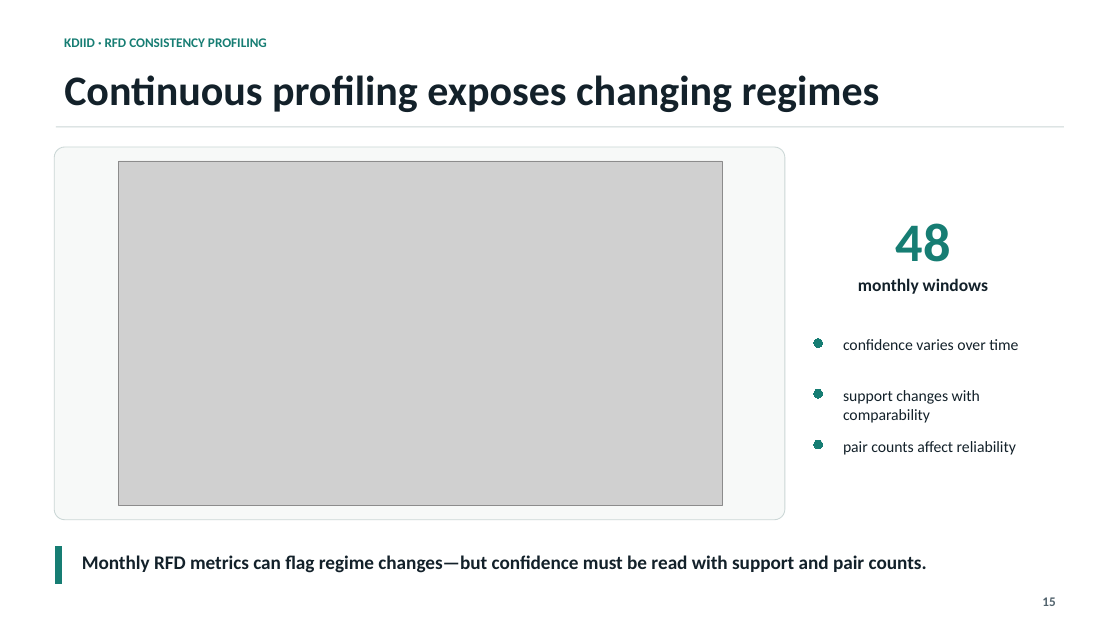
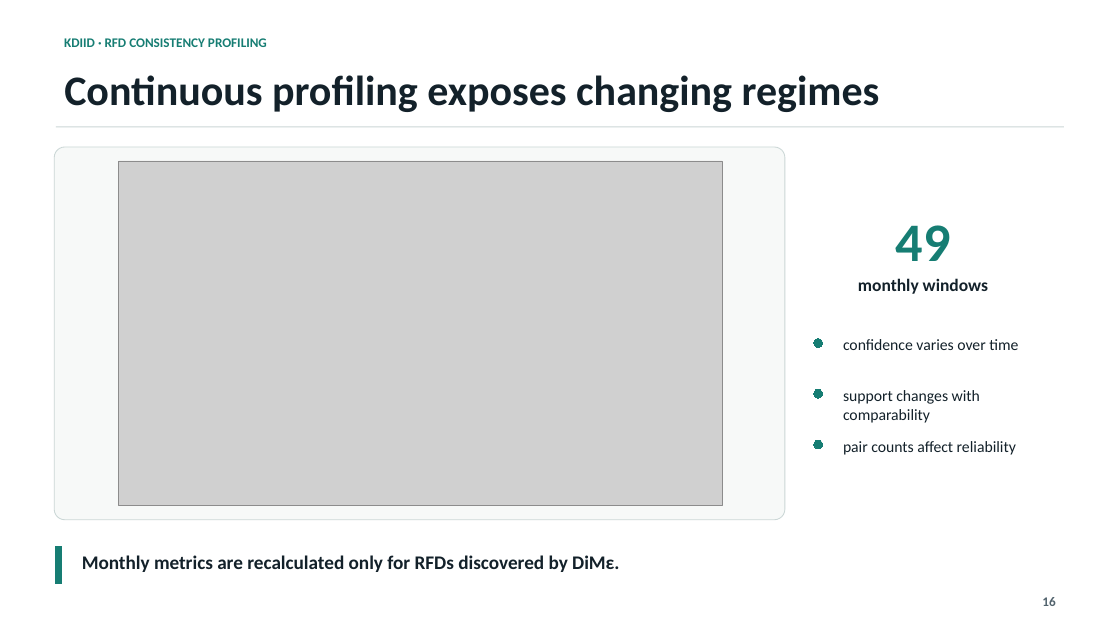
Before and after one commit to matthew-2000/rfd-urban-digital-twin, a slide deck: slide 16 of presentation/kdiid_rfd_presentation.pptx (slide 15 before the commit). Drawn at 1120x630 pixels with LibreOffice and Linux fonts; fonts in the diff are those of the drawing; grey boxes stand for pictures. Boxes give left, top, right and bottom in pixels: in the first picture for what was removed or moved away, otherwise in the second. Text is boxed around its words. In the diff, an @@ line names an element or a change of style, - is before the commit and + after.

```diff
--- a/presentation/kdiid_rfd_presentation.pptx
+++ b/presentation/kdiid_rfd_presentation.pptx
@@ text at (896, 225, 951, 261): text changed @@
-48
+49
@@ text at (82, 555, 619, 572): text changed @@
-Monthly RFD metrics can flag regime changes—but confidence must be read with support and pair counts.
+Monthly metrics are recalculated only for RFDs discovered by DiMε.
```
Also in this commit, not shown: 11 other slides changed, 3 slides added, 2 slides removed, 28 other files.
